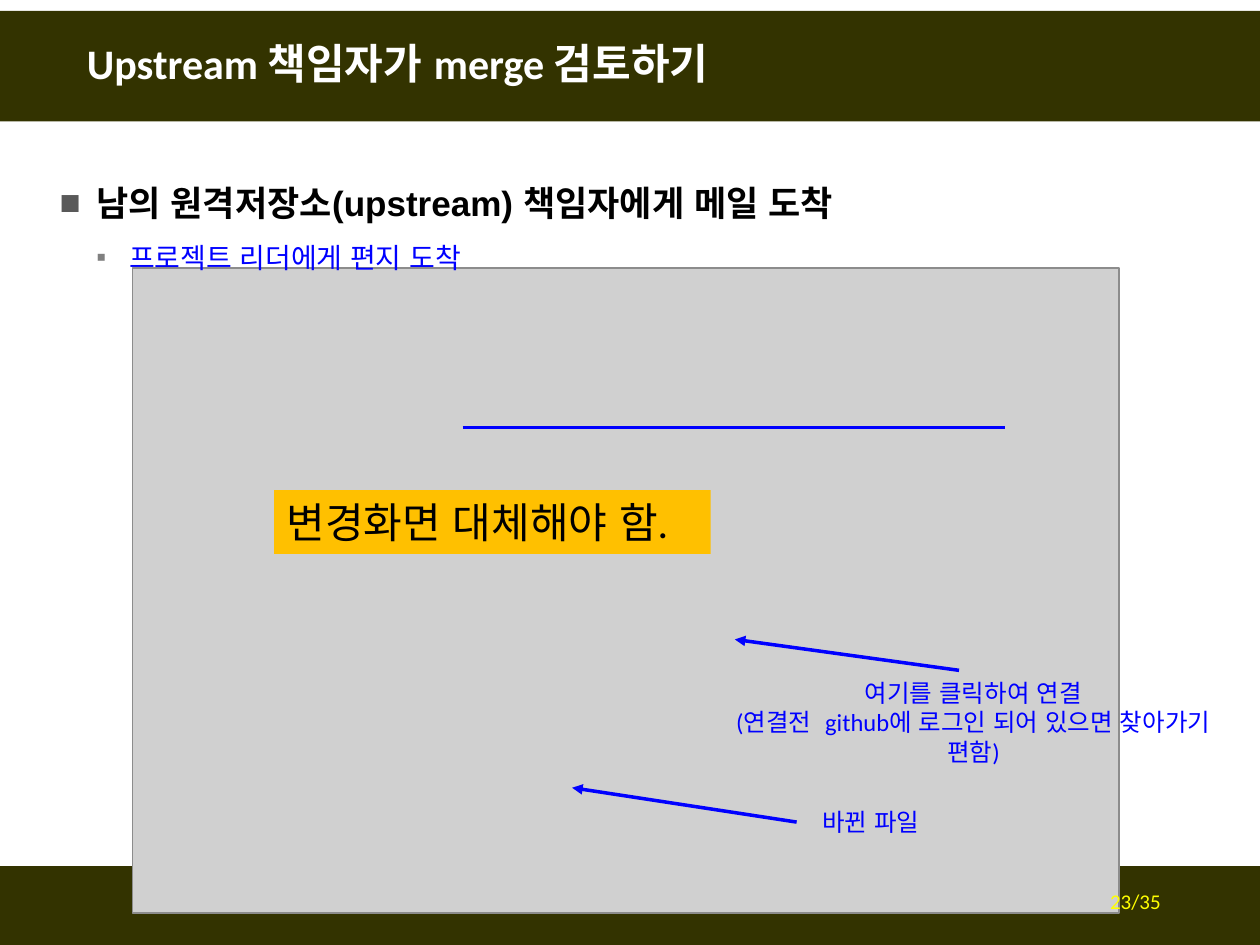
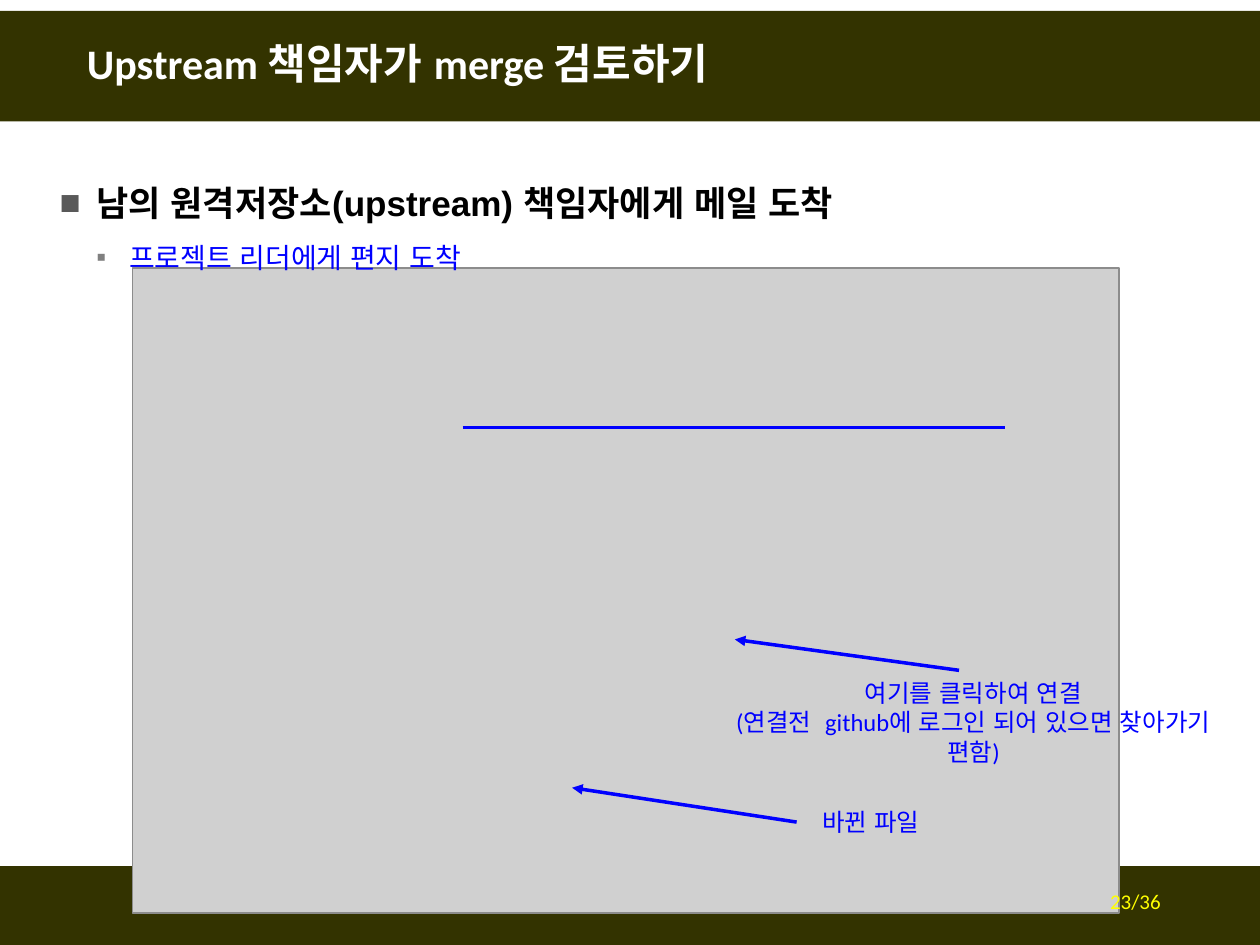
Before and after one commit to fasthill/github-lecture, a slide deck: slide 23 of git및github첫걸음3-forkclonePR.pptx. Drawn at 1260x945 pixels with LibreOffice and Linux fonts; fonts in the diff are those of the drawing; grey boxes stand for pictures. Boxes give left, top, right and bottom in pixels: in the first picture for what was removed or moved away, otherwise in the second. Text is boxed around its words. In the diff, an @@ line names an element or a change of style, - is before the commit and + after.

```diff
--- a/git및github첫걸음3-forkclonePR.pptx
+++ b/git및github첫걸음3-forkclonePR.pptx
@@ rectangle removed at (275, 490, 712, 553) @@
-변경화면 대체해야 함.
@@ page number at (1110, 891, 1161, 914): text changed @@
-23/35
+23/36
```
Also in this commit, not shown: 6 other slides changed, 1 slide added.
